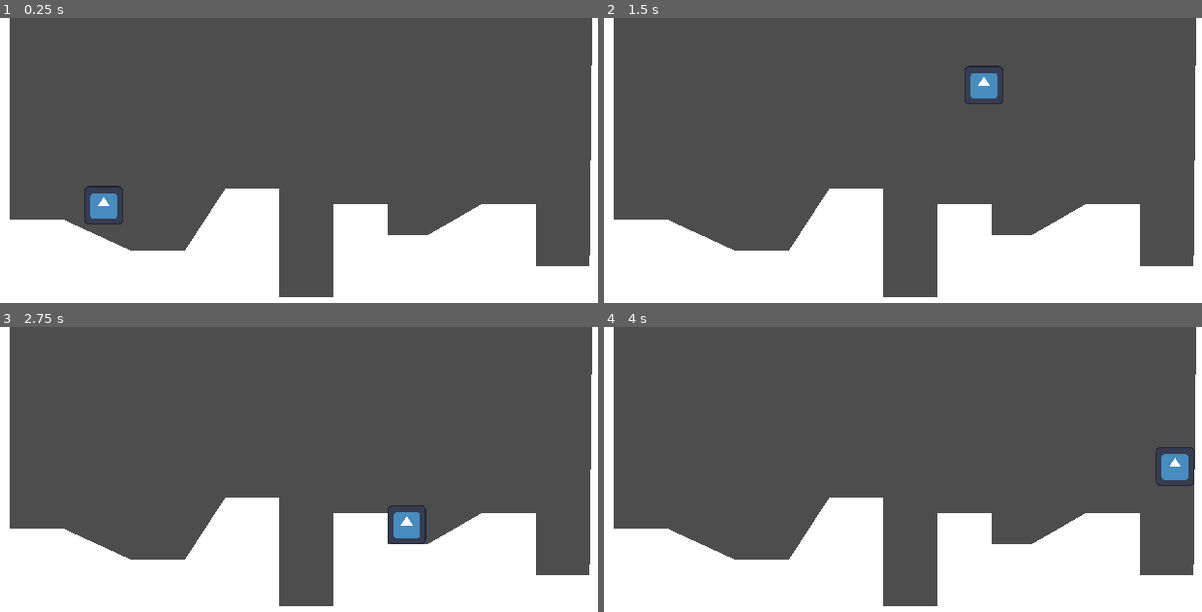
Above: before the commit, frames 1-4 (two rows, left to right).
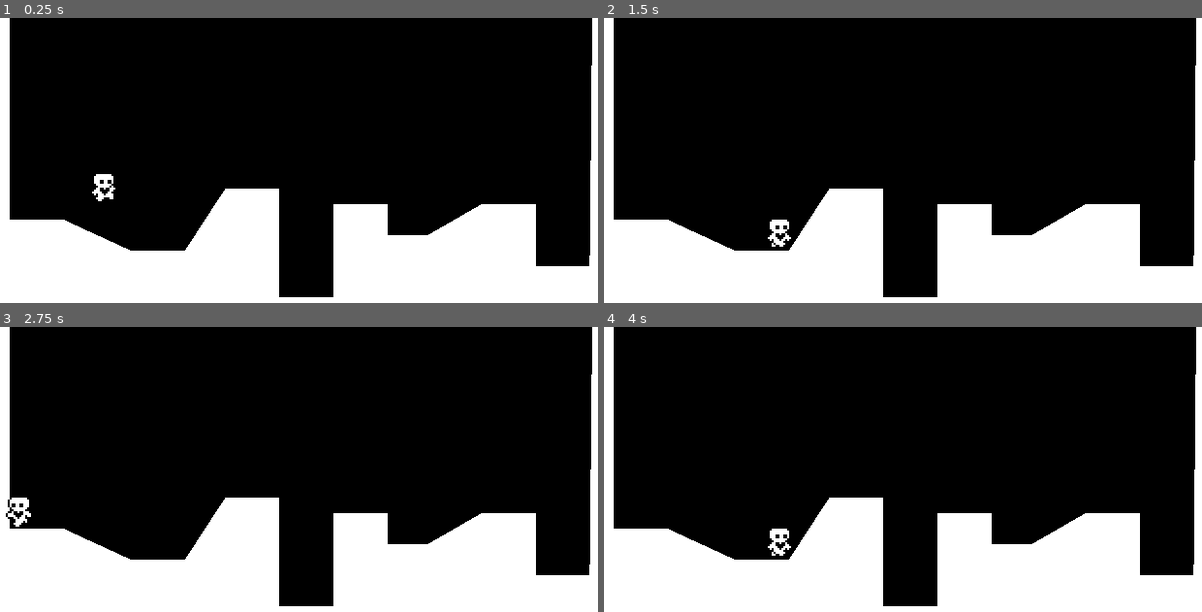
Above: after the commit, the same moments.

Repository: zabayrer/heartPlatformer
Game: Godot game, scene res://scenes/world.tscn
Two runs of this game, one before a commit and one after it. Both use one fixed random seed, a clock stepped at 60 frames per second and the inputs below. The engine's default icon, where the game draws it, is replaced by a stand-in: a white triangle on a blue panel in a dark square.
Inputs:
- Up to frame 1 (0.25 s): no input
- Up to frame 2 (1.5 s): tap Enter (ui_accept) at 0.5, 0.6, 0.77, 1.07, 1.35 s; hold Right (ui_right) from 0.53 s (still down)
- Up to frame 3 (2.75 s): tap Enter (ui_accept) at 1.52, 1.82, 2.1 s; release Right (ui_right) at 2.03 s; hold Left (ui_left) from 2.03 s (still down)
- Up to frame 4 (4 s): release Left (ui_left) at 2.78 s; hold Right (ui_right) from 2.78 s (still down); tap Enter (ui_accept) at 2.85, 3.02, 3.32, 3.6, 3.77 s

The runs differ from the first frame. In frame 1, 73% of the frame differs, in the area x 1-100%, y 0-98%; in frame 2, 73%; in frame 3, 73%, in the area x 0-100%, y 0-98%; in frame 4, 73%.

Commit message:
finished video 1
added player, test area, player script, acceleration, friction, etc.
made background black

Diff:
--- a/project.godot
+++ b/project.godot
@@ -23,6 +23,17 @@
 window/size/window_height_override=720
 window/stretch/mode="canvas_items"
 
+[input]
+
+ui_up={
+"deadzone": 0.5,
+"events": [Object(InputEventKey,"resource_local_to_scene":false,"resource_name":"","device":0,"window_id":0,"alt_pressed":false,"shift_pressed":false,"ctrl_pressed":false,"meta_pressed":false,"pressed":false,"keycode":4194320,"physical_keycode":0,"key_label":0,"unicode":0,"echo":false,"script":null)
+, Object(InputEventJoypadButton,"resource_local_to_scene":false,"resource_name":"","device":0,"button_index":11,"pressure":0.0,"pressed":false,"script":null)
+, Object(InputEventJoypadMotion,"resource_local_to_scene":false,"resource_name":"","device":0,"axis":1,"axis_value":-1.0,"script":null)
+, Object(InputEventKey,"resource_local_to_scene":false,"resource_name":"","device":-1,"window_id":0,"alt_pressed":false,"shift_pressed":false,"ctrl_pressed":false,"meta_pressed":false,"pressed":false,"keycode":0,"physical_keycode":32,"key_label":0,"unicode":32,"echo":false,"script":null)
+]
+}
+
 [physics]
 
 2d/default_gravity=981.0
--- a/scenes/player.gd
+++ b/scenes/player.gd
@@ -2,27 +2,68 @@
 
 
 const SPEED = 150.0
+const ACCELERATION = 600.0
 const JUMP_VELOCITY = -300.0
+const FRICTION = 600.0
+
+@onready var animated_sprite_2d = $AnimatedSprite2D
 
 # Get the gravity from the project settings to be synced with RigidBody nodes.
 var gravity = ProjectSettings.get_setting("physics/2d/default_gravity")
 
+func _physics_process(delta):
+	apply_gravity(delta)
 
-func _physics_process(delta):
-	# Add the gravity.
+	# Handle Jump.
+	if is_on_floor():
+		if Input.is_action_just_pressed("ui_up"):
+			velocity.y = JUMP_VELOCITY
+	else:
+		if Input.is_action_just_released("ui_up") and velocity.y < JUMP_VELOCITY/2:
+			velocity.y = JUMP_VELOCITY/2
+
+	# Get the input input_axis and handle the movement/deceleration.
+	# As good practice, you shouldnt replace UI actions with custom gameplay actions.
+	var input_axis = Input.get_axis("ui_left", "ui_right")
+
+	handle_acceleration(input_axis, delta)
+
+	apply_friction(input_axis, delta)
+
+	update_animations(input_axis)
+
+	move_and_slide()
+
+
+func apply_gravity(delta):
 	if not is_on_floor():
 		velocity.y += gravity * delta
 
-	# Handle Jump.
-	if Input.is_action_just_pressed("ui_accept") and is_on_floor():
-		velocity.y = JUMP_VELOCITY
 
-	# Get the input direction and handle the movement/deceleration.
-	# As good practice, you shouldnt replace UI actions with custom gameplay actions.
-	var direction = Input.get_axis("ui_left", "ui_right")
-	if direction:
-		velocity.x = direction * SPEED
+func handle_jump():
+	if is_on_floor():
+		if Input.is_action_just_pressed("ui_up"):
+			velocity.y = JUMP_VELOCITY
 	else:
-		velocity.x = 0
+		if Input.is_action_just_released("ui_up") and velocity.y < JUMP_VELOCITY/2:
+			velocity.y = JUMP_VELOCITY/2
 
-	move_and_slide()
+
+func apply_friction(input_axis, delta):
+	if input_axis == 0:
+		velocity.x = move_toward(velocity.x, 0, FRICTION * delta)
+
+
+func handle_acceleration(input_axis, delta):
+	if input_axis != 0:
+		velocity.x = move_toward(velocity.x, SPEED * input_axis, ACCELERATION * delta)
+
+
+func update_animations(input_axis):
+	if input_axis != 0:
+		animated_sprite_2d.flip_h = input_axis < 0
+		animated_sprite_2d.play("run")
+	else:
+		animated_sprite_2d.play("idle")
+	if not is_on_floor():
+		animated_sprite_2d.play("jump")
--- a/scenes/player.tscn
+++ b/scenes/player.tscn
@@ -1,17 +1,95 @@
-[gd_scene load_steps=4 format=3 uid="uid://dxwhtuosxia80"]
+[gd_scene load_steps=13 format=3 uid="uid://dxwhtuosxia80"]
 
-[ext_resource type="Texture2D" uid="uid://beedqiyje3b14" path="res://icon.svg" id="1_h1ew1"]
 [ext_resource type="Script" path="res://scenes/player.gd" id="1_swysq"]
+[ext_resource type="Texture2D" uid="uid://dftcud1yroetj" path="res://scenes/player.png" id="2_6er4a"]
 
 [sub_resource type="RectangleShape2D" id="RectangleShape2D_rvjhc"]
+size = Vector2(10, 17)
+
+[sub_resource type="AtlasTexture" id="AtlasTexture_ciwdf"]
+atlas = ExtResource("2_6er4a")
+region = Rect2(0, 0, 24, 20)
+
+[sub_resource type="AtlasTexture" id="AtlasTexture_sxw4b"]
+atlas = ExtResource("2_6er4a")
+region = Rect2(144, 0, 24, 20)
+
+[sub_resource type="AtlasTexture" id="AtlasTexture_mecsm"]
+atlas = ExtResource("2_6er4a")
+region = Rect2(24, 0, 24, 20)
+
+[sub_resource type="AtlasTexture" id="AtlasTexture_1jkt3"]
+atlas = ExtResource("2_6er4a")
+region = Rect2(48, 0, 24, 20)
+
+[sub_resource type="AtlasTexture" id="AtlasTexture_p0ieb"]
+atlas = ExtResource("2_6er4a")
+region = Rect2(72, 0, 24, 20)
+
+[sub_resource type="AtlasTexture" id="AtlasTexture_4sfwg"]
+atlas = ExtResource("2_6er4a")
+region = Rect2(96, 0, 24, 20)
+
+[sub_resource type="AtlasTexture" id="AtlasTexture_ctq5t"]
+atlas = ExtResource("2_6er4a")
+region = Rect2(120, 0, 24, 20)
+
+[sub_resource type="AtlasTexture" id="AtlasTexture_61mfj"]
+atlas = ExtResource("2_6er4a")
+region = Rect2(0, 0, 24, 20)
+
+[sub_resource type="SpriteFrames" id="SpriteFrames_g8itc"]
+animations = [{
+"frames": [{
+"duration": 1.0,
+"texture": SubResource("AtlasTexture_ciwdf")
+}],
+"loop": true,
+"name": &"idle",
+"speed": 5.0
+}, {
+"frames": [{
+"duration": 1.0,
+"texture": SubResource("AtlasTexture_sxw4b")
+}],
+"loop": true,
+"name": &"jump",
+"speed": 5.0
+}, {
+"frames": [{
+"duration": 1.0,
+"texture": SubResource("AtlasTexture_mecsm")
+}, {
+"duration": 1.0,
+"texture": SubResource("AtlasTexture_1jkt3")
+}, {
+"duration": 1.0,
+"texture": SubResource("AtlasTexture_p0ieb")
+}, {
+"duration": 1.0,
+"texture": SubResource("AtlasTexture_4sfwg")
+}, {
+"duration": 1.0,
+"texture": SubResource("AtlasTexture_ctq5t")
+}, {
+"duration": 1.0,
+"texture": SubResource("AtlasTexture_61mfj")
+}],
+"loop": true,
+"name": &"run",
+"speed": 10.0
+}]
 
 [node name="Player" type="CharacterBody2D"]
 floor_snap_length = 0.0
 script = ExtResource("1_swysq")
 
-[node name="Sprite2D" type="Sprite2D" parent="."]
-scale = Vector2(0.15625, 0.15625)
-texture = ExtResource("1_h1ew1")
+[node name="CollisionShape2D" type="CollisionShape2D" parent="."]
+position = Vector2(0, -8.5)
+shape = SubResource("RectangleShape2D_rvjhc")
 
-[node name="CollisionShape2D" type="CollisionShape2D" parent="."]
-shape = SubResource("RectangleShape2D_rvjhc")
+[node name="AnimatedSprite2D" type="AnimatedSprite2D" parent="."]
+position = Vector2(0, -10)
+sprite_frames = SubResource("SpriteFrames_g8itc")
+animation = &"run"
+frame_progress = 0.126441
--- a/scenes/world.tscn
+++ b/scenes/world.tscn
@@ -17,3 +17,4 @@
 
 [node name="Player" parent="." instance=ExtResource("2_f12bx")]
 position = Vector2(56, 64)
+floor_constant_speed = true
--- a/world.gd
+++ b/world.gd
@@ -5,4 +5,5 @@
 @onready var polygon_2d = $StaticBody2D/CollisionPolygon2D/Polygon2D
 
 func _ready():
+	RenderingServer.set_default_clear_color(Color.BLACK)
 	polygon_2d.polygon = collision_polygon_2d.polygon
Binary file added: scenes/player.png
Not shown, added: scenes/player.png.import
